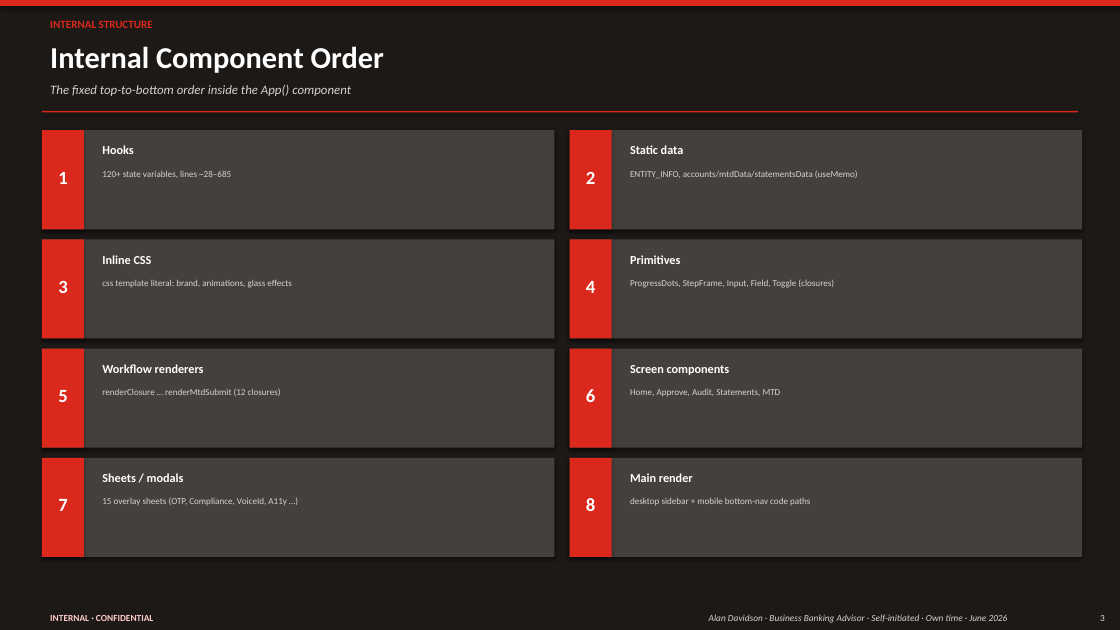
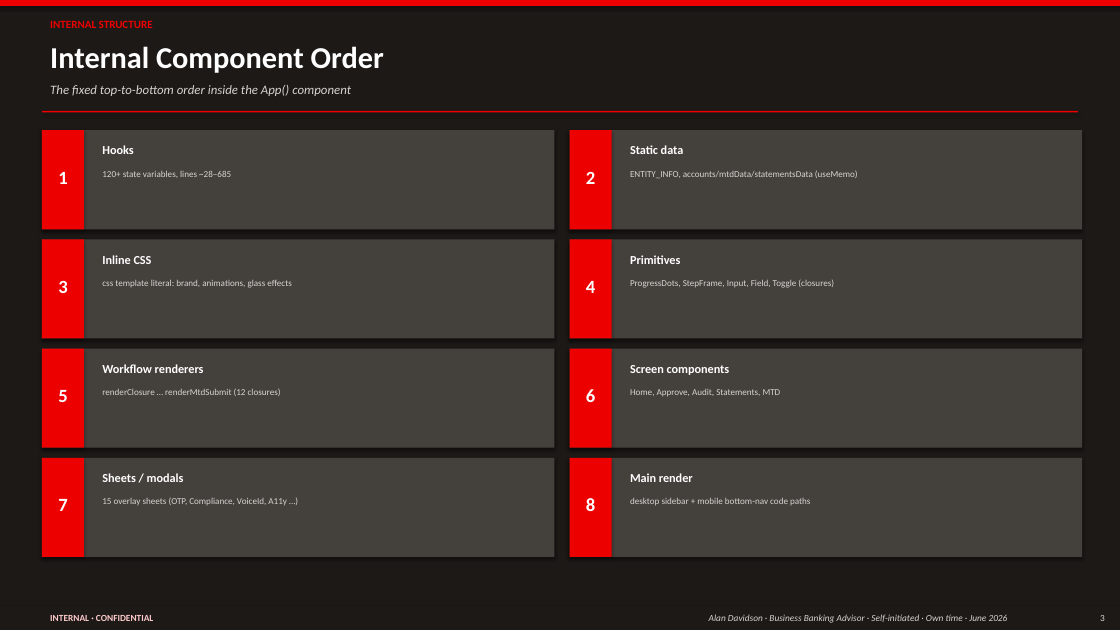
Before and after one commit to imscots-ui/santander, a slide deck: slide 3 of Santander_Architecture.pptx. Drawn at 1120x630 pixels with LibreOffice and Linux fonts; fonts in the diff are those of the drawing. Boxes give left, top, right and bottom in pixels: in the first picture for what was removed or moved away, otherwise in the second. Text is boxed around its words. In the diff, an @@ line names an element or a change of style, - is before the commit and + after.

```diff
--- a/Santander_Architecture.pptx
+++ b/Santander_Architecture.pptx
@@ text "INTERNAL STRUCTURE" at box(50, 20, 153, 28): text colour #DA291C to #EC0000 @@
@@ fill #DA291C to #EC0000 in 10 elements at box(0, 0, 1120, 6), box(42, 111, 1078, 113), box(42, 130, 84, 229), box(570, 130, 612, 229), box(42, 239, 84, 339), box(570, 239, 612, 339), box(42, 349, 84, 448), box(570, 349, 612, 448), box(42, 458, 84, 557), box(570, 458, 612, 557) @@
```
Also in this commit, not shown: 11 other slides changed, 33 other files.
